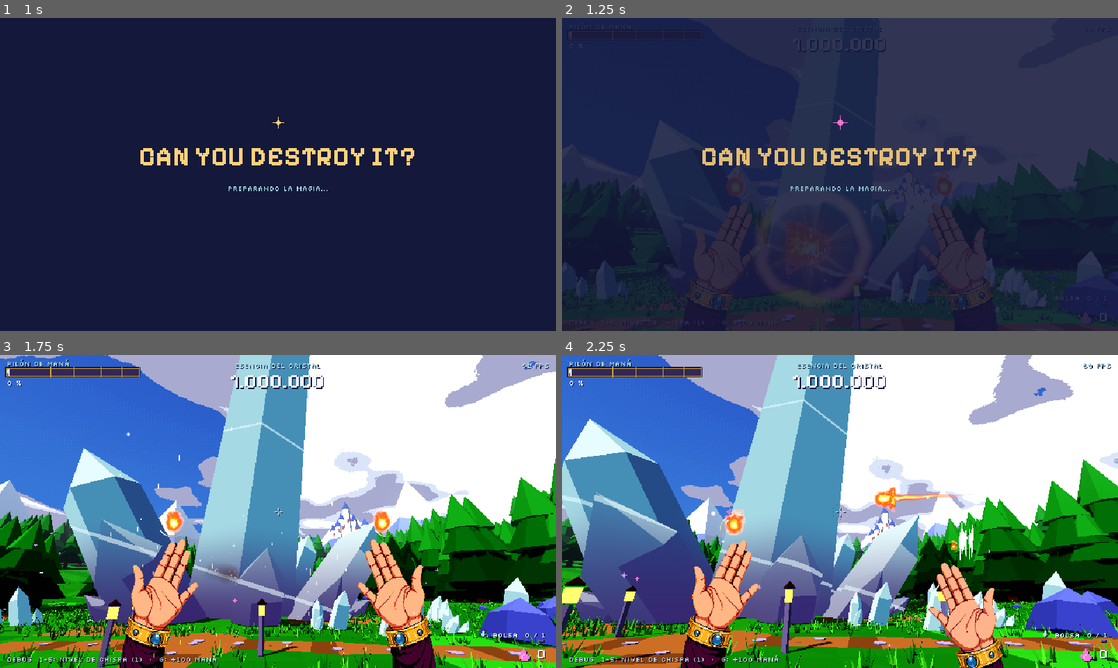
Above: before the commit, frames 1-4 (two rows, left to right).
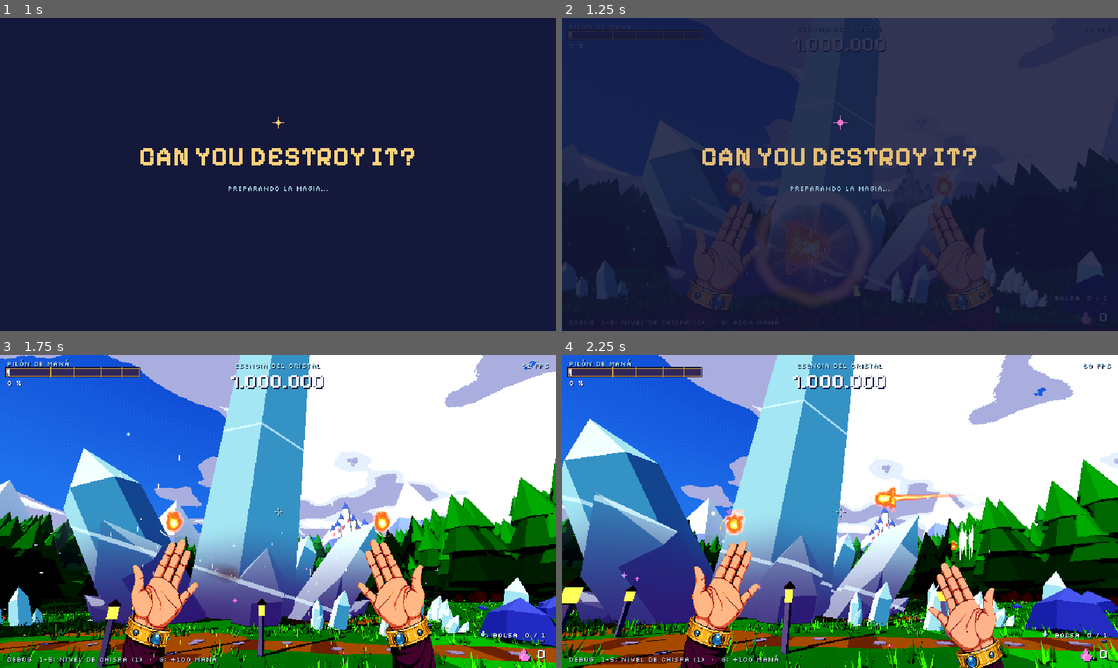
Above: after the commit, the same moments.

Repository: Gon-Analista/can-you-destroy-it
Game: Godot game, scene res://main/main.tscn
Two runs of this game, one before a commit and one after it. Both use one fixed random seed, a clock stepped at 60 frames per second and the inputs below.
Inputs (mouse positions are in pixels of both pictures, inside the frame that each line leads up to):
- Up to frame 1 (1 s): tap Enter (ui_accept) at 0.5 s; move the mouse to (400, 158) at 0.52 s; hold D (move_right) from 0.53 s (still down); tap N at 0.6 s; click (400, 158) at 0.67 s; tap Space (jump) at 0.77 s
- Up to frame 2 (1.25 s): keep holding D (move_right)
- Up to frame 3 (1.75 s): move the mouse to (250, 511) at 1.27 s; release D (move_right) at 1.28 s; hold W (move_forward) from 1.28 s (still down); click (250, 511) at 1.35 s; tap Space (jump) at 1.52 s; tap N at 1.55 s
- Up to frame 4 (2.25 s): keep holding W (move_forward); move the mouse to (851, 505) at 2.02 s; right-click (851, 505) at 2.1 s

Frame 1 is identical in both runs. In frame 2, less than 0.1% of the frame differs, in the area x 11-92%, y 79-96%; in frame 3, 27%, in the area x 0-100%, y 0-100%; in frame 4, 22%.

Commit message:
Ciclo de día y noche con paisaje sonoro, y un mundo con más contraste
- DayNight: sol y luna que recorren el cielo, amanecer, día, atardecer y
  noche con estrellas; colores de cielo, luz, niebla y tinte del cristal
  (parámetro global world_tint). De noche se encienden faroles, Pilón y
  Santuario, y las manos se oscurecen salvo lo que ilumina el hechizo.
- Sonido: viento con pájaros de día (silbidos, trinos, gorjeos, paloma)
  repartidos en 3D, coro al amanecer; de noche grillos, brisa y búhos
  (tools/sfx_ambience.py). Debug: N adelanta la hora; demo --time=.
- Mundo: oclusión ambiental (SSAO) y algo más de contraste y saturación.

Co-Authored-By: Claude Opus 5.5 <noreply@anthropic.com>
Claude-Session: https://claude.ai/code/session_011Fh21Tx1ECc2iUdeQLjvik

Diff:
--- a/game/crystal/crystal.gdshader
+++ b/game/crystal/crystal.gdshader
@@ -22,6 +22,8 @@
 uniform vec4 cracks[16];
 uniform float crack_scale = 1.7;
 uniform float global_flash = 0.0;
+// Luz del momento del día (DayNight): el cristal no usa la iluminación del motor.
+global uniform vec4 world_tint;
 // Quemaduras del fuego: xyz = centro, w = instante (en `now`); w < 0: vacío.
 uniform vec4 burns[12];
 // Radio de cada quemadura (m).
@@ -93,6 +95,10 @@
 		c = mix(c, col_dark.rgb, step(e, 0.16 * crack_mask) * (1.0 - line) * 0.35);
 	}
 
+	// Luz del día o de la noche (el corazón y lo que brilla, encima, no se apagan).
+	c *= world_tint.rgb;
+	c = mix(c, col_core.rgb * 1.2, core * (1.0 - world_tint.g) * 0.5);
+
 	// Quemaduras (elemento fuego): la zona se pone al rojo con vetas de lava que brillan (HDR,
 	// florecen con el glow), se enfrían en unos segundos y dejan hollín que se va borrando.
 	float burn_heat = 0.0;
--- a/game/crystal/shard.gdshader
+++ b/game/crystal/shard.gdshader
@@ -10,6 +10,7 @@
 // 1 cuando el jugador apunta al fragmento y puede recogerlo.
 instance uniform float highlight = 0.0;
 uniform vec4 col_glint : source_color = vec4(1.0, 1.0, 1.0, 1.0);
+global uniform vec4 world_tint;
 
 varying vec3 world_nrm;
 varying vec3 world_pos;
@@ -36,5 +37,6 @@
 		float pulse = 0.5 + 0.5 * sin(TIME * 10.0);
 		c = mix(c, col_highlight.rgb, 0.35 + 0.25 * pulse);
 	}
-	ALBEDO = c;
+	// De noche se oscurecen pero conservan un poco de brillo propio (se ven en la hierba).
+	ALBEDO = c * mix(world_tint.rgb, vec3(1.0), 0.35);
 }
--- a/game/main/main.gd
+++ b/game/main/main.gd
@@ -2,8 +2,6 @@
 ## Escena del prototipo "El golpe": el valle, el Cristal Madre, el mago y el HUD.
 ## Captura el ratón al hacer clic y lo suelta con Esc.
 
-const SUN_DIR := Vector3(0.55, -0.65, -0.52)
-const AMBIENCE: AudioStream = preload("res://audio/sfx/amb_valley_loop.ogg")
 ## Música del valle por capas (tools/music_synth.py): 1 Aprendiz ... 5 Archimago.
 const MUSIC_LAYERS: Array[AudioStream] = [
 	preload("res://audio/music/music_valley_1_aprendiz.ogg"),
@@ -19,6 +17,8 @@
 @onready var _hud: Hud = $HUDLayer/Hud
 @onready var _magic: MagicLayer = $MagicView
 
+var _day_night: DayNight
+
 
 func _ready() -> void:
 	# Todo en su sitio según WorldLayout (y a ras del suelo ondulado).
@@ -27,9 +27,13 @@
 	_place(_world.get_node(^"Sanctum") as Node3D, WorldLayout.SANCTUM)
 	(_world.get_node(^"Sanctum") as Node3D).rotation.y = deg_to_rad(WorldLayout.SANCTUM_YAW_DEG)
 	_player.global_position = WorldLayout.PLAYER_START
-	_sun.look_at_from_position(Vector3.ZERO, SUN_DIR.normalized(), Vector3.UP)
+	# El día y la noche mueven el sol, el cielo y el sonido ambiente.
+	_day_night = DayNight.new()
+	_day_night.name = "DayNight"
+	_world.add_child(_day_night)
+	var env: Environment = (_world.get_node(^"WorldEnvironment") as WorldEnvironment).environment
+	_day_night.setup(_sun, env)
 	_hud.bind(_player.get_camera(), _player.get_caster())
-	AudioDirector.play_ambience(AMBIENCE, -10.0)
 	# Hasta que exista el sistema de rangos, se empieza en Aprendiz (1 capa).
 	AudioDirector.play_music(MUSIC_LAYERS, _arg_int("--music-layers=", 1))
 	GameState.emit_all()
@@ -74,6 +78,8 @@
 			for i: int in int(a.get_slice("=", 1)):
 				GameState.progression.collect_shard(&"splinter")
 			GameState.emit_all()
+		elif a.begins_with("--time="):
+			_day_night.time_of_day = float(a.get_slice("=", 1))
 		elif a.begins_with("--warp="):
 			var xz: PackedStringArray = a.get_slice("=", 1).split(",")
 			_player.global_position = Vector3(float(xz[0]), 0.2, float(xz[1]))
--- a/game/main/main.tscn
+++ b/game/main/main.tscn
@@ -41,6 +41,13 @@
 glow_intensity = 0.5
 glow_bloom = 0.0
 glow_hdr_threshold = 1.0
+ssao_enabled = true
+ssao_radius = 1.4
+ssao_intensity = 1.8
+ssao_power = 1.4
+adjustment_enabled = true
+adjustment_contrast = 1.12
+adjustment_saturation = 1.12
 fog_enabled = true
 fog_mode = 1
 fog_light_color = Color(0.66, 0.78, 0.9, 1)
--- a/game/player/hands.gd
+++ b/game/player/hands.gd
@@ -35,6 +35,7 @@
 const MERGED_AT: float = 0.8
 ## Tinte de las manos cuando el hechizo las ilumina (HDR suave).
 const HAND_GLOW := Color(1.35, 1.08, 0.82)
+const NIGHT_TINT := Color(0.5, 0.55, 0.85)
 const LEVEL_UP_SFX: AudioStream = preload("res://audio/sfx/sfx_spell_combine_01.ogg")
 
 ## Carga de cada mano (0 = recién lanzada, 1 = lista). [izquierda, derecha]
@@ -50,6 +51,7 @@
 
 var _sprites: Array[Sprite2D] = []
 var _pending_flare: bool = false
+var _night: float = 0.0
 var _grimoire_open: bool = false
 var _flames: Array[SpellOrb] = []
 var _flame_spent: Array[bool] = [false, false]
@@ -67,6 +69,7 @@
 
 
 func _ready() -> void:
+	add_to_group(&"night_listeners")
 	Events.grimoire_opened.connect(func() -> void: _grimoire_open = true)
 	Events.grimoire_closed.connect(
 		func() -> void:
@@ -178,6 +181,10 @@
 	AudioDirector.play_sfx(LEVEL_UP_SFX, -2.0)
 
 
+func set_night(k: float) -> void:
+	_night = k
+
+
 ## Pantalla de carga: enciende un momento cada aspecto posible de las llamas (con su destello
 ## y su estallido) delante de la cámara, para compilarlos antes de jugar.
 func warm_up(defs: Array[SpellVisualDef]) -> void:
@@ -246,7 +253,9 @@
 		# La luz del hechizo baña las manos: cálidas al cargar la Bola de Fuego y un poco al
 		# sostener su llama (las manos son 2D y no reciben la luz 3D del orbe).
 		var warm: float = 0.25 * _ease(charges[side]) + combine_charge * join_eased * 0.9
-		sprite.modulate = Color.WHITE.lerp(HAND_GLOW, clampf(warm, 0.0, 1.0))
+		# De noche las manos se oscurecen (son 2D: no reciben luz), salvo lo que ilumina el hechizo.
+		var base: Color = Color.WHITE.lerp(NIGHT_TINT, _night)
+		sprite.modulate = base.lerp(HAND_GLOW, clampf(warm + _night * 0.25, 0.0, 1.0))
 	_update_orbs()
 
 
--- a/game/project.godot
+++ b/game/project.godot
@@ -99,3 +99,10 @@
 
 renderer/rendering_method="forward_plus"
 textures/canvas_textures/default_texture_filter=0
+
+[shader_globals]
+
+world_tint={
+"type": "color",
+"value": Color(1, 1, 1, 1)
+}
--- a/game/pylon/mana_pylon.gd
+++ b/game/pylon/mana_pylon.gd
@@ -58,6 +58,7 @@
 var _chain_timer: float = 0.0
 var _t: float = 0.0
 var _last_ratio: float = 0.0
+var _night: float = 0.0
 ## Fragmentos en vuelo hacia la boca.
 var _motes: Array[MeshInstance3D] = []
 var _mote_trails: Array[SpellTrail] = []
@@ -71,6 +72,7 @@
 
 func _ready() -> void:
 	add_to_group(&"mana_pylon")
+	add_to_group(&"night_listeners")
 	_build_body()
 	_build_glass()
 	_build_crown()
@@ -84,6 +86,10 @@
 	_shown_fill = display_fill(_last_ratio)
 	_apply_fill()
 	_update_marks(_last_ratio)
+
+
+func set_night(k: float) -> void:
+	_night = k
 
 
 ## Altura visible del maná (0..1) para un progreso real (0..1): raíz cuadrada, con un charco
@@ -112,7 +118,9 @@
 	_crown_crystal.position.y = GLASS_BASE + GLASS_HEIGHT + 1.55 + sin(_t * 1.3) * 0.12
 	_crown_crystal.rotation.y = floor(_t * 12.0) / 12.0 * 0.6
 	_crown_crystal.scale = Vector3.ONE * (1.0 + _pulse * 0.25)
-	_light.light_energy = 0.8 + _shown_fill * 2.5 + _pulse * 3.0
+	# De noche el Pilón alumbra el valle (GDD 4.2).
+	_light.light_energy = (0.8 + _shown_fill * 2.5 + _pulse * 3.0) * (1.0 + _night * 1.5)
+	_light.omni_range = lerpf(9.0, 22.0, _night)
 	_chain_timer = maxf(0.0, _chain_timer - delta)
 	if _chain_timer <= 0.0:
 		_chain = 0
--- a/game/sanctum/sanctum.gd
+++ b/game/sanctum/sanctum.gd
@@ -51,11 +51,13 @@
 var _runes: Node3D
 var _poof: GPUParticles3D
 var _t: float = 0.0
+var _night: float = 0.0
 var _rng := RandomNumberGenerator.new()
 
 
 func _ready() -> void:
 	add_to_group(&"sanctum")
+	add_to_group(&"night_listeners")
 	_rng.seed = 33
 	_toon = ShaderMaterial.new()
 	_toon.shader = TOON_SHADER
@@ -70,6 +72,10 @@
 	Events.upgrade_bought.connect(_on_upgrade_bought)
 
 
+func set_night(k: float) -> void:
+	_night = k
+
+
 ## True si el jugador está lo bastante cerca del atril para comprar.
 func player_in_range() -> bool:
 	if _player == null:
@@ -107,7 +113,9 @@
 	var step: float = floor(_t * 12.0) / 12.0
 	_book.position.y = 1.55 + sin(step * 1.6) * 0.06
 	_book.rotation.y = sin(step * 0.7) * 0.15
-	_book_light.light_energy = 1.2 + sin(step * 3.0) * 0.25 + (0.8 if player_in_range() else 0.0)
+	_book_light.light_energy = (
+		(1.2 + sin(step * 3.0) * 0.25 + (0.8 if player_in_range() else 0.0)) * (1.0 + _night)
+	)
 	var cam: Camera3D = get_viewport().get_camera_3d()
 	if cam:
 		_book_orb.global_basis = cam.global_basis.scaled(Vector3.ONE * 2.2)
--- /dev/null
+++ b/game/world/day_night.gd
@@ -0,0 +1,339 @@
+class_name DayNight
+extends Node
+## Ciclo de día y noche del valle y su paisaje sonoro.
+## `time_of_day`: 0 = medianoche, 0,25 = amanecer, 0,5 = mediodía, 0,75 = atardecer.
+## Mueve el sol y la luna, y reparte en el tiempo los colores del cielo, la luz, la niebla y el
+## tinte de lo que no usa la luz del motor (el cristal y los fragmentos, por un parámetro global
+## de shader). De noche avisa a los nodos del grupo `night_listeners` (`set_night(0..1)`):
+## faroles, Pilón y Santuario se encienden.
+## Sonido: de día el viento con pájaros y cantos sueltos en 3D (más al amanecer); de noche
+## grillos, brisa y algún búho lejano. Todo espaciado y al azar para que nunca se repita.
+
+## Duración de un día completo (s).
+@export var day_length_sec: float = 600.0
+## Hora al empezar (media mañana).
+@export_range(0.0, 1.0) var time_of_day: float = 0.33
+
+const DAY_LOOP: AudioStream = preload("res://audio/sfx/amb_valley_loop.ogg")
+const NIGHT_LOOP: AudioStream = preload("res://audio/sfx/amb_night_loop.ogg")
+const BIRDS: Array[AudioStream] = [
+	preload("res://audio/sfx/amb_bird_whistle_01.ogg"),
+	preload("res://audio/sfx/amb_bird_whistle_02.ogg"),
+	preload("res://audio/sfx/amb_bird_whistle_03.ogg"),
+	preload("res://audio/sfx/amb_bird_trill_01.ogg"),
+	preload("res://audio/sfx/amb_bird_trill_02.ogg"),
+	preload("res://audio/sfx/amb_bird_trill_03.ogg"),
+	preload("res://audio/sfx/amb_bird_warble_01.ogg"),
+	preload("res://audio/sfx/amb_bird_warble_02.ogg"),
+	preload("res://audio/sfx/amb_bird_warble_03.ogg"),
+	preload("res://audio/sfx/amb_dove_01.ogg"),
+]
+const OWLS: Array[AudioStream] = [
+	preload("res://audio/sfx/amb_owl_01.ogg"),
+	preload("res://audio/sfx/amb_owl_02.ogg"),
+]
+## Mediodía: hacia dónde está el sol (arriba a la izquierda, como en la referencia).
+const NOON_SUN := Vector3(-0.55, 0.65, 0.52)
+## Fotogramas clave del día: [hora, cielo arriba, cielo medio, horizonte, nubes, color del sol,
+## energía del sol, luz ambiente, energía ambiente, niebla, tinte del cristal, estrellas, noche].
+const KEYS: Array[Array] = [
+	[
+		0.0,
+		"#0b1033",
+		"#16205a",
+		"#2b3b7a",
+		"#5a6290",
+		"#000000",
+		0.0,
+		"#5a6bcc",
+		0.32,
+		"#141a3a",
+		"#6b7abf",
+		1.0,
+		1.0
+	],
+	[
+		0.2,
+		"#141a4a",
+		"#3a2f6a",
+		"#7a4f7a",
+		"#8a7095",
+		"#000000",
+		0.0,
+		"#6a6ab0",
+		0.32,
+		"#3a2f55",
+		"#8a85b8",
+		0.7,
+		0.9
+	],
+	[
+		0.26,
+		"#3a4fa8",
+		"#b86a9a",
+		"#ffb37a",
+		"#ffb7a5",
+		"#ff9a66",
+		0.7,
+		"#b39ac9",
+		0.36,
+		"#d99a90",
+		"#f2c2bf",
+		0.15,
+		0.45
+	],
+	[
+		0.33,
+		"#2a54c6",
+		"#3978da",
+		"#a7cbd3",
+		"#ffffff",
+		"#fff2d9",
+		1.5,
+		"#8c9ee6",
+		0.36,
+		"#a8c7e6",
+		"#ffffff",
+		0.0,
+		0.0
+	],
+	[
+		0.5,
+		"#1f47b8",
+		"#3374d6",
+		"#a0c8d6",
+		"#ffffff",
+		"#fff7e6",
+		1.75,
+		"#8c9ee6",
+		0.34,
+		"#a8c7e6",
+		"#ffffff",
+		0.0,
+		0.0
+	],
+	[
+		0.68,
+		"#2a54c6",
+		"#3a78d8",
+		"#b4cdd0",
+		"#fff6ea",
+		"#ffe6c2",
+		1.5,
+		"#9a9ee0",
+		0.35,
+		"#b4c4dc",
+		"#fff8f0",
+		0.0,
+		0.0
+	],
+	[
+		0.75,
+		"#3a3f8f",
+		"#c76a7a",
+		"#ff9a4d",
+		"#ffad85",
+		"#ff8a40",
+		0.85,
+		"#c39ab8",
+		0.36,
+		"#e0957a",
+		"#ffcfb0",
+		0.1,
+		0.5
+	],
+	[
+		0.8,
+		"#141a4f",
+		"#4a2f6a",
+		"#8a4f7a",
+		"#806a95",
+		"#7a3a50",
+		0.1,
+		"#6a6ab8",
+		0.33,
+		"#3a2f55",
+		"#9a8fc4",
+		0.6,
+		0.9
+	],
+	[
+		1.0,
+		"#0b1033",
+		"#16205a",
+		"#2b3b7a",
+		"#5a6290",
+		"#000000",
+		0.0,
+		"#5a6bcc",
+		0.32,
+		"#141a3a",
+		"#6b7abf",
+		1.0,
+		1.0
+	],
+]
+
+var night: float = 0.0
+
+var _sun: DirectionalLight3D
+var _moon: DirectionalLight3D
+var _env: Environment
+var _sky: ShaderMaterial
+var _day_amb: AudioStreamPlayer
+var _night_amb: AudioStreamPlayer
+var _oneshots: Array[AudioStreamPlayer3D] = []
+var _next_call: float = 4.0
+var _rng := RandomNumberGenerator.new()
+
+
+## `sun`: la luz principal del valle; `env`: su entorno (cielo, ambiente y niebla).
+func setup(sun: DirectionalLight3D, env: Environment) -> void:
+	_rng.randomize()
+	_sun = sun
+	_env = env
+	_sky = env.sky.sky_material as ShaderMaterial
+	_moon = DirectionalLight3D.new()
+	_moon.name = "Moon"
+	_moon.light_color = Color("#9fb4ff")
+	_moon.shadow_enabled = false
+	sun.get_parent().add_child(_moon)
+	_day_amb = _loop_player(DAY_LOOP)
+	_night_amb = _loop_player(NIGHT_LOOP)
+	for i: int in 3:
+		var p := AudioStreamPlayer3D.new()
+		p.bus = &"Ambience"
+		p.unit_size = 18.0
+		p.max_distance = 120.0
+		p.attenuation_filter_cutoff_hz = 6000.0
+		add_child(p)
+		_oneshots.append(p)
+	_apply()
+
+
+func _loop_player(stream: AudioStream) -> AudioStreamPlayer:
+	var p := AudioStreamPlayer.new()
+	p.bus = &"Ambience"
+	p.stream = stream  # bucle activado en la importación
+	p.volume_db = -60.0
+	add_child(p)
+	p.play()
+	return p
+
+
+func _process(delta: float) -> void:
+	if _sun == null:
+		return
+	time_of_day = fposmod(time_of_day + delta / day_length_sec, 1.0)
+	_apply()
+	_update_sounds(delta)
+
+
+func _unhandled_input(event: InputEvent) -> void:
+	if (
+		OS.is_debug_build()
+		and event is InputEventKey
+		and (event as InputEventKey).pressed
+		and not (event as InputEventKey).echo
+		and (event as InputEventKey).physical_keycode == KEY_N
+	):
+		# Debug: N adelanta la hora.
+		time_of_day = fposmod(time_of_day + 0.05, 1.0)
+
+
+func _apply() -> void:
+	var k: Array = _sample(time_of_day)
+	var sun_to: Vector3 = _sun_dir(time_of_day)
+	var moon_to: Vector3 = -sun_to
+	# Luces: el sol se apaga bajo el horizonte; la luna toma el relevo.
+	_sun.light_color = k[5]
+	_sun.light_energy = float(k[6]) * smoothstep(-0.05, 0.12, sun_to.y)
+	_sun.visible = _sun.light_energy > 0.01
+	if _sun.visible:
+		_sun.look_at_from_position(Vector3.ZERO, -sun_to, Vector3.UP)
+	_moon.light_energy = 0.32 * smoothstep(-0.05, 0.2, moon_to.y)
+	_moon.visible = _moon.light_energy > 0.01
+	if _moon.visible:
+		_moon.look_at_from_position(Vector3.ZERO, -moon_to, Vector3.UP)
+	_env.ambient_light_color = k[7]
+	_env.ambient_light_energy = k[8]
+	_env.fog_light_color = k[9]
+	_sky.set_shader_parameter("top_color", k[1])
+	_sky.set_shader_parameter("mid_color", k[2])
+	_sky.set_shader_parameter("horizon_color", k[3])
+	_sky.set_shader_parameter("cloud_tint", k[4])
+	_sky.set_shader_parameter("sun_dir", sun_to)
+	_sky.set_shader_parameter("sun_color", (k[5] as Color).lightened(0.3))
+	_sky.set_shader_parameter("moon_dir", moon_to)
+	_sky.set_shader_parameter("stars", k[11])
+	RenderingServer.global_shader_parameter_set(&"world_tint", k[10])
+	var n: float = k[12]
+	if absf(n - night) > 0.005:
+		night = n
+		get_tree().call_group(&"night_listeners", &"set_night", night)
+
+
+## Dirección hacia el sol: gira alrededor de un eje horizontal y pasa a mediodía por NOON_SUN.
+func _sun_dir(t: float) -> Vector3:
+	var noon: Vector3 = NOON_SUN.normalized()
+	var flat := Vector3(noon.x, 0.0, noon.z).normalized()
+	var axis: Vector3 = flat.cross(Vector3.UP).normalized()
+	return noon.rotated(axis, (t - 0.5) * TAU)
+
+
+## Interpola los fotogramas clave en `t`. Devuelve los valores ya convertidos.
+func _sample(t: float) -> Array:
+	var a: Array = KEYS[0]
+	var b: Array = KEYS[KEYS.size() - 1]
+	for i: int in KEYS.size() - 1:
+		if t >= float(KEYS[i][0]) and t <= float(KEYS[i + 1][0]):
+			a = KEYS[i]
+			b = KEYS[i + 1]
+			break
+	var f: float = inverse_lerp(float(a[0]), float(b[0]), t)
+	f = f * f * (3.0 - 2.0 * f)
+	var out: Array = [t]
+	for j: int in range(1, a.size()):
+		if a[j] is String:
+			out.append(Color(a[j] as String).lerp(Color(b[j] as String), f))
+		else:
+			out.append(lerpf(float(a[j]), float(b[j]), f))
+	return out
+
+
+func _update_sounds(delta: float) -> void:
+	# Bucles: el viento con pájaros de día y los grillos de noche, con fundido cruzado.
+	_day_amb.volume_db = lerpf(-10.0, -40.0, night)
+	_night_amb.volume_db = lerpf(-40.0, -9.0, night)
+	_next_call -= delta
+	if _next_call > 0.0:
+		return
+	var player: Node3D = get_tree().get_first_node_in_group(&"player") as Node3D
+	if player == null:
+		_next_call = 2.0
+		return
+	var dawn: float = 1.0 - clampf(absf(time_of_day - 0.28) / 0.08, 0.0, 1.0)
+	var stream: AudioStream
+	var volume: float
+	if night > 0.6:
+		# Noche: algún búho, muy de vez en cuando.
+		stream = OWLS[_rng.randi() % OWLS.size()]
+		volume = _rng.randf_range(-12.0, -6.0)
+		_next_call = _rng.randf_range(14.0, 32.0)
+	else:
+		stream = BIRDS[_rng.randi() % BIRDS.size()]
+		volume = _rng.randf_range(-16.0, -7.0)
+		# Al amanecer, el coro: más cantos y más seguidos.
+		_next_call = _rng.randf_range(2.5, 8.0) * lerpf(1.0, 0.4, dawn) * lerpf(1.0, 2.5, night)
+	var p: AudioStreamPlayer3D = _oneshots[_rng.randi() % _oneshots.size()]
+	if p.playing:
+		return
+	var a: float = _rng.randf() * TAU
+	var dist: float = _rng.randf_range(22.0, 45.0)
+	p.global_position = (
+		player.global_position + Vector3(cos(a) * dist, _rng.randf_range(6.0, 12.0), sin(a) * dist)
+	)
+	p.stream = stream
+	p.volume_db = volume
+	p.pitch_scale = _rng.randf_range(0.93, 1.07)
+	p.play()
--- a/game/world/sky.gdshader
+++ b/game/world/sky.gdshader
@@ -1,5 +1,6 @@
 shader_type sky;
-// Cielo pixel art: degradado en bandas con tramado (dither) ordenado y nubes de 3 tonos.
+// Cielo pixel art: degradado en bandas con tramado (dither) ordenado, nubes de 3 tonos, sol y
+// luna de píxeles y estrellas que titilan de noche. Los colores los mueve DayNight.
 
 uniform vec4 top_color : source_color = vec4(0.16, 0.33, 0.78, 1.0);
 uniform vec4 mid_color : source_color = vec4(0.224, 0.471, 0.855, 1.0);
@@ -10,6 +11,21 @@
 uniform sampler2D cloud_noise : filter_linear_mipmap, repeat_enable;
 uniform float cloud_cover = 0.52;
 uniform float cloud_speed = 0.004;
+// Hacia dónde están el sol y la luna (dirección desde la cámara).
+uniform vec3 sun_dir = vec3(0.3, 0.6, -0.7);
+uniform vec4 sun_color : source_color = vec4(1.0, 0.95, 0.75, 1.0);
+uniform vec3 moon_dir = vec3(-0.3, -0.6, 0.7);
+uniform vec4 moon_color : source_color = vec4(0.85, 0.9, 1.0, 1.0);
+// 0..1: estrellas visibles (noche).
+uniform float stars = 0.0;
+// Tinte de las nubes (anaranjadas al atardecer, azuladas de noche).
+uniform vec4 cloud_tint : source_color = vec4(1.0, 1.0, 1.0, 1.0);
+
+float hash13(vec3 p) {
+	p = fract(p * 0.1031);
+	p += dot(p, p.zyx + 31.32);
+	return fract((p.x + p.y) * p.z);
+}
 
 float bayer4(vec2 p) {
 	ivec2 i = ivec2(mod(p, 4.0));
@@ -27,6 +43,32 @@
 	vec3 col = mix(horizon_color.rgb, mid_color.rgb, smoothstep(0.0, 0.45, g));
 	col = mix(col, top_color.rgb, smoothstep(0.45, 1.0, g));
 
+	// Estrellas: celdas en la esfera; alguna titila (a saltos, como pixel art).
+	if (stars > 0.01 && d.y > 0.0) {
+		vec3 cell = floor(d * 140.0);
+		float hs = hash13(cell);
+		if (hs > 0.992) {
+			float tw = step(0.35, fract(hs * 91.7 + floor(TIME * 2.0) * 0.37));
+			vec3 sc = mix(vec3(1.0, 0.95, 0.8), vec3(0.75, 0.85, 1.0), fract(hs * 13.1));
+			col = mix(col, sc * 1.3, stars * tw * smoothstep(0.02, 0.2, d.y));
+		}
+	}
+	// Sol y luna: discos de píxeles con un halo en bandas.
+	float sd = dot(d, normalize(sun_dir));
+	if (sd > 0.9985) {
+		col = sun_color.rgb * 1.6;
+	} else if (sd > 0.996) {
+		col = mix(col, sun_color.rgb, 0.45);
+	} else if (sd > 0.985) {
+		col = mix(col, sun_color.rgb, 0.12);
+	}
+	float md = dot(d, normalize(moon_dir));
+	if (md > 0.9988) {
+		col = moon_color.rgb * 1.2;
+	} else if (md > 0.996) {
+		col = mix(col, moon_color.rgb, 0.15);
+	}
+
 	if (d.y > 0.0) {
 		vec2 uv = d.xz / (d.y + 0.12) * 0.05 + vec2(TIME * cloud_speed, TIME * cloud_speed * 0.3);
 		float n = texture(cloud_noise, uv).r * 0.7 + texture(cloud_noise, uv * 2.7 + 0.31).r * 0.3;
@@ -41,7 +83,7 @@
 			if (n < cover + 0.03 || shade < n - 0.06) {
 				cc = cloud_shadow.rgb;
 			}
-			col = mix(col, cc, step(0.02, h));
+			col = mix(col, cc * cloud_tint.rgb, step(0.02, h));
 		}
 	}
 	if (d.y < 0.0) {
--- a/game/world/valley_details.gd
+++ b/game/world/valley_details.gd
@@ -33,9 +33,12 @@
 var _rng := RandomNumberGenerator.new()
 ## Tramos de camino (pares de puntos) para no plantar hierba encima.
 var _paths: Array[PackedVector2Array] = []
+var _lamp_mat: StandardMaterial3D
+var _lamp_lights: Array[OmniLight3D] = []
 
 
 func _ready() -> void:
+	add_to_group(&"night_listeners")
 	_rng.seed = seed_value
 	_toon = ShaderMaterial.new()
 	_toon.shader = TOON_SHADER
@@ -46,6 +49,14 @@
 	_build_grass()
 	_build_flowers()
 	_build_motes()
+
+
+## De noche los faroles brillan más y alumbran el camino.
+func set_night(k: float) -> void:
+	_lamp_mat.albedo_color = Color(1.5, 1.3, 0.9) * (1.0 + k * 1.2)
+	for l: OmniLight3D in _lamp_lights:
+		l.light_energy = k * 1.6
+		l.visible = k > 0.05
 
 
 ## Puntos del claro.
@@ -248,6 +259,7 @@
 			)
 	# Faroles a lo largo de los caminos (de piedra, con la luz pintada: sin coste de luces).
 	var lamp_mat := StandardMaterial3D.new()
+	_lamp_mat = lamp_mat
 	lamp_mat.shading_mode = BaseMaterial3D.SHADING_MODE_UNSHADED
 	lamp_mat.vertex_color_use_as_albedo = true
 	lamp_mat.albedo_color = Color(1.5, 1.3, 0.9)
@@ -281,6 +293,16 @@
 				_rng
 			)
 			MeshKit.add_box(glow, p + Vector3.UP * 1.72, Vector3(0.24, 0.42, 0.24), C_LANTERN)
+			# Luz cálida que sólo se enciende de noche (ver set_night).
+			var l := OmniLight3D.new()
+			l.light_color = Color("#ffc46b")
+			l.omni_range = 7.0
+			l.light_energy = 0.0
+			l.shadow_enabled = false
+			l.visible = false
+			l.position = p + Vector3.UP * 1.75
+			add_child(l)
+			_lamp_lights.append(l)
 			d += 6.5
 			k += 1
 	var props := MeshInstance3D.new()
Not shown, added: game/audio/sfx/amb_bird_trill_01.ogg.import
Not shown, added: game/audio/sfx/amb_bird_trill_02.ogg.import
Not shown, added: game/audio/sfx/amb_bird_trill_03.ogg.import
Not shown, added: game/audio/sfx/amb_bird_warble_01.ogg.import
Not shown, added: game/audio/sfx/amb_bird_warble_02.ogg.import
Not shown, added: game/audio/sfx/amb_bird_warble_03.ogg.import
Not shown, added: game/audio/sfx/amb_bird_whistle_01.ogg.import
Not shown, added: game/audio/sfx/amb_bird_whistle_02.ogg.import
Not shown, added: game/audio/sfx/amb_bird_whistle_03.ogg.import
Not shown, added: game/audio/sfx/amb_dove_01.ogg.import
Not shown, added: game/audio/sfx/amb_night_loop.ogg.import
Not shown, added: game/audio/sfx/amb_owl_01.ogg.import
(and 15 more such lines)
